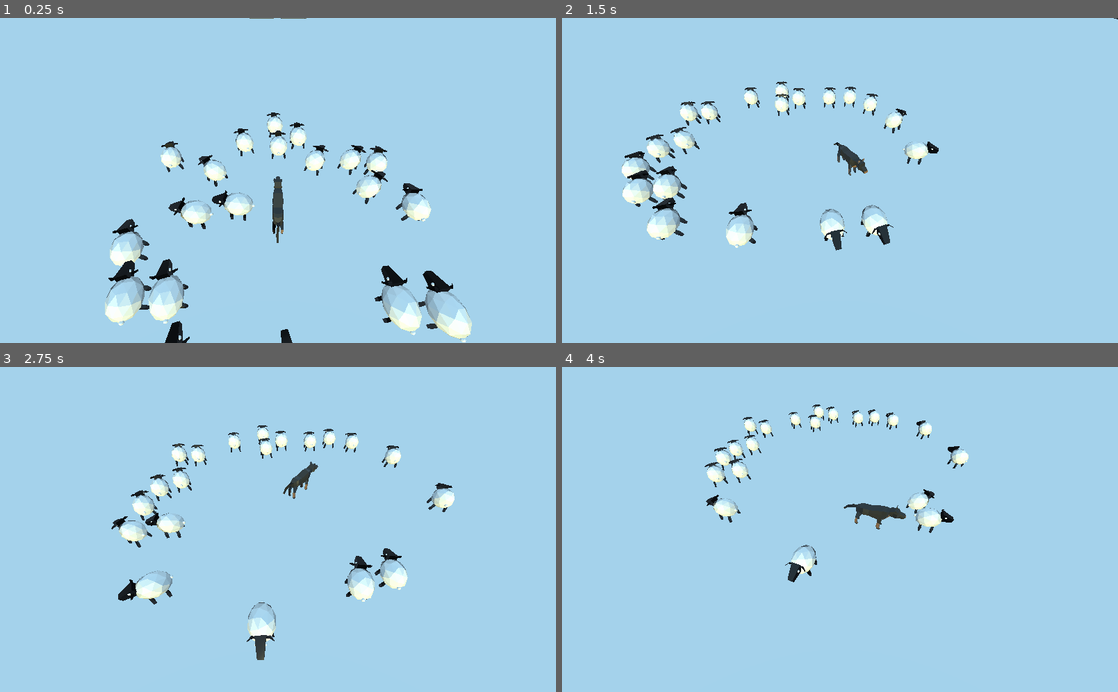
Above: before the commit, frames 1-4 (two rows, left to right).
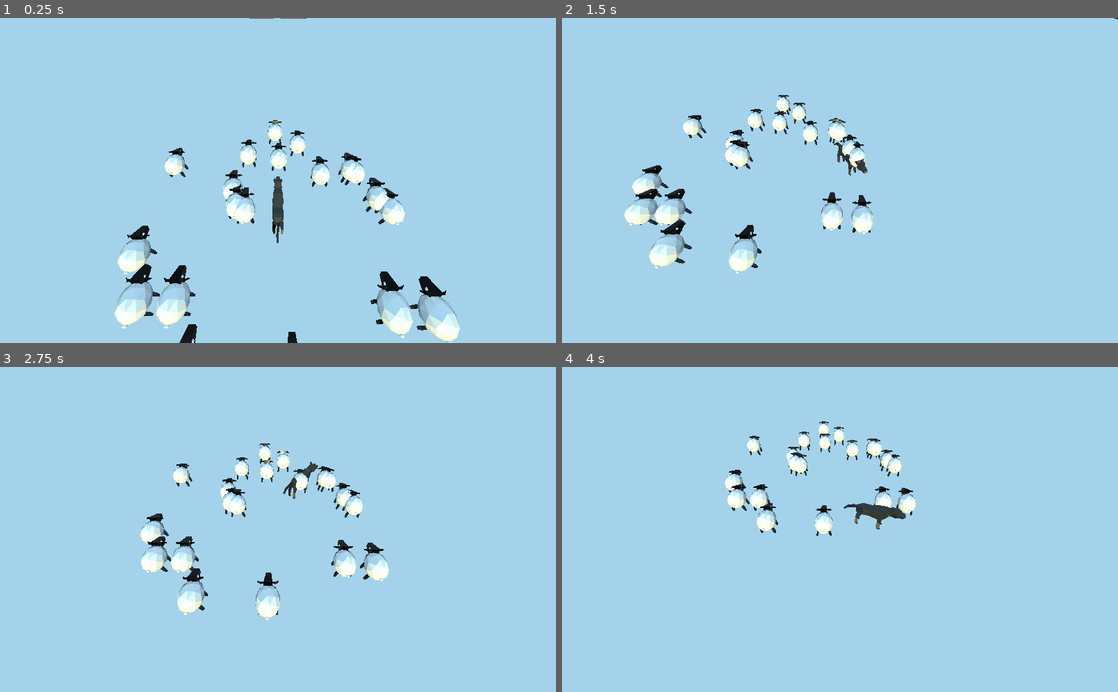
Above: after the commit, the same moments.

Repository: panic-fennecs/ideal-garbanzo
Game: Godot game, scene res://Main.tscn
The game is run twice, just before and just after one commit, with the same random seed, the same clock (stepped at 60 frames per second) and the same inputs.
Inputs (mouse positions are in pixels of both pictures, inside the frame that each line leads up to):
- Up to frame 1 (0.25 s): no input
- Up to frame 2 (1.5 s): move the mouse to (962, 164) at 0.52 s; click (962, 164) at 0.67 s; drag from (728, 196) to (812, 245) at 1.27 s
- Up to frame 3 (2.75 s): move the mouse to (333, 458) at 2.02 s; click (333, 458) at 2.17 s
- Up to frame 4 (4 s): drag from (812, 594) to (673, 480) at 2.77 s; move the mouse to (1006, 578) at 3.52 s; click (1006, 578) at 3.67 s

The runs differ from the first frame. In frame 1, 8.8% of the frame differs, in the area x 18-85%, y 29-100%; in frame 2, 7.1%; in frame 3, 7.2%; in frame 4, 4.4%.
Error after the commit: Parse Error: Indented block expected after declaration of "_on_action" function. (res://Sheep.gd:28)

Commit message:
improved sheep movement

Diff:
--- a/Sheep.gd
+++ b/Sheep.gd
@@ -1,13 +1,13 @@
 extends KinematicBody
 
 
-const DOG_REACTION_DISTANCE = 8
-const MAX_DOG_FORCE = 0.5
+const DOG_REACTION_DISTANCE = 12
+const MAX_DOG_FORCE = 0.9
 
 const MAX_OTHER_SHEEP_FORCE = 0.5
 
-const MAX_VELOCITY = 12
-const DRAG = 0.05
+const MAX_VELOCITY = 20
+const DRAG = 0.03
 const EPSILON = 0.0001
 
 var main
@@ -19,6 +19,11 @@
 	main = get_node("/root/Main")
 	move_animation = $"MoveAnimation"
 	move_animation.set_objects($"SheepModel", self)
+	$ActionTimer.wait_time = randf()*2.0
+	$ActionTimer.connect("timeout", self, "_on_action")
+
+func _on_action():
+	# random walk
 
 func get_2d_position():
 	return Vector2(self.translation.x, self.translation.z)
@@ -38,9 +43,10 @@
 	if dog.translation.distance_to(self.translation) < DOG_REACTION_DISTANCE:
 		var pos = Vector2(dog.translation.x, dog.translation.z)
 		var diff = get_2d_position() - pos
+		var influence = clamp(-1.0/DOG_REACTION_DISTANCE*diff.length() + 1, 0, 1)
 		var desired_velocity = diff * 100 / (diff.length() + 0.3)
 		var steering = desired_velocity - velocity
-		steering = steering.clamped(MAX_DOG_FORCE)
+		steering = steering.clamped(MAX_DOG_FORCE*influence)
 		velocity = (velocity + steering).clamped(MAX_VELOCITY)
 
 func follow_other_sheep():
